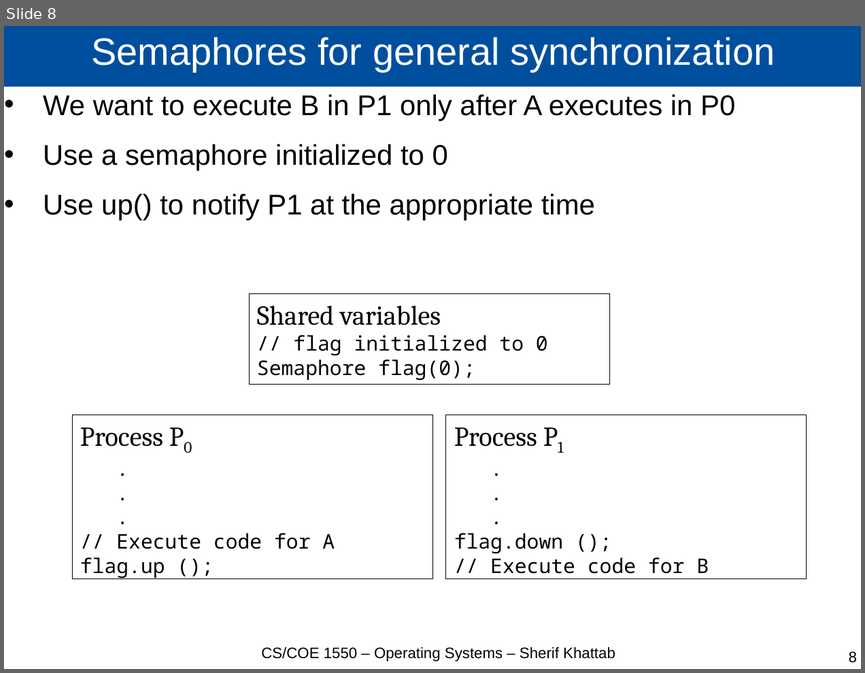
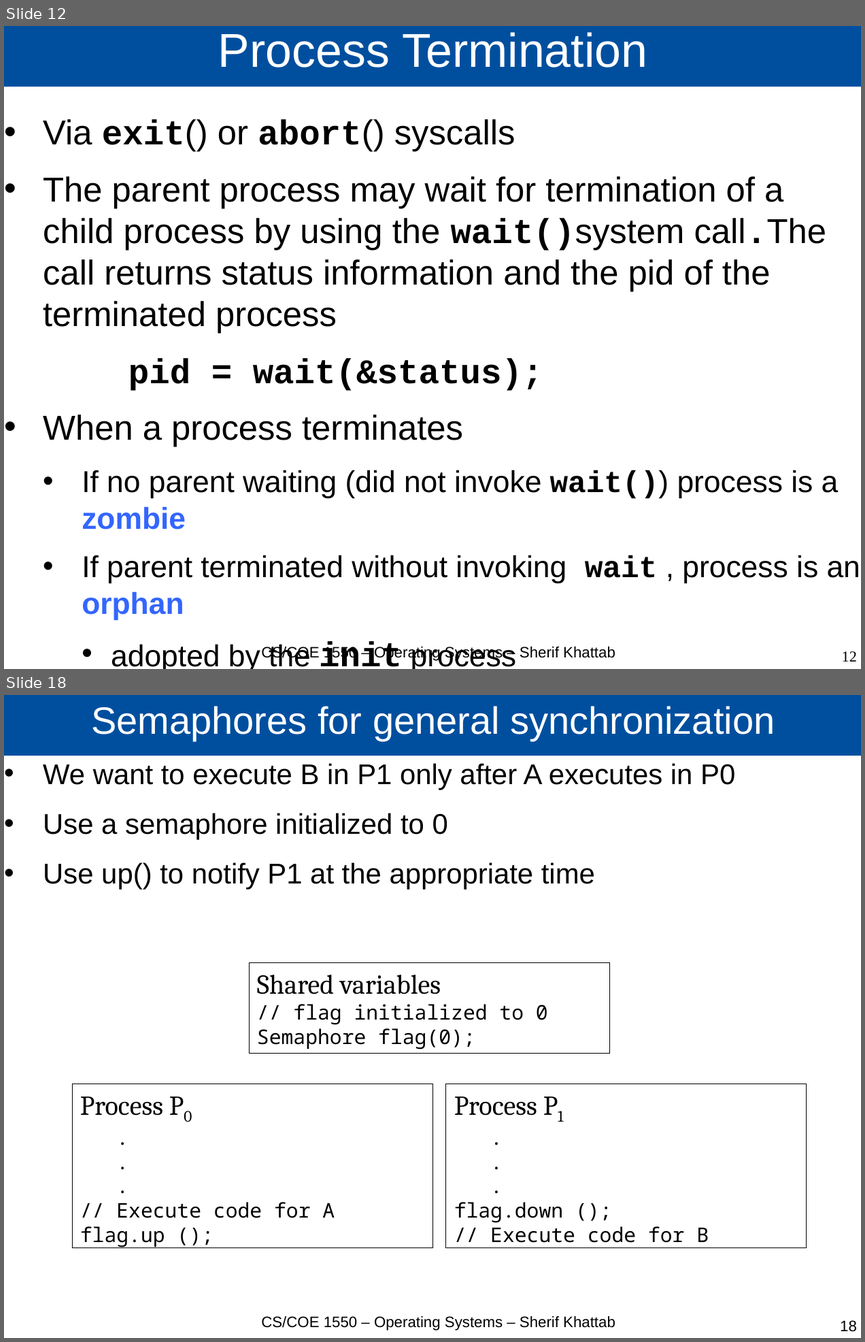
Before and after one commit to cs1550-2224/cs1550-code-handouts, a slide deck: DraftSlides/Lecture4.pptx. Shown one above the other, each under a label of ours: slide 8 before the commit, slides 12 and 18 after it; the slides between them are not shown. The pictures are 865x673 and 865x1342 pixels, drawn with LibreOffice and Linux fonts; fonts in the diff are those of the drawing. Boxes give left, top, right and bottom in pixels: in the first picture for what was removed or moved away, otherwise in the second. Text is boxed around its words. In the diff, an @@ line names an element or a change of style, - is before the commit and + after.

```diff
--- a/DraftSlides/Lecture4.pptx
+++ b/DraftSlides/Lecture4.pptx
@@ slide 12 added at [4, 26, 861, 669], background #FFFFFF @@
@@ title added at [4, 26, 861, 87], fill #004F9E, 44 pt, text #FFFFFF @@
+Process Termination
@@ text added at [43, 119, 860, 620], 32 pt, text #000000 @@
+• Via exit() or abort() syscalls
+• The parent process may wait for termination of a child process by using the wait()system call.The call returns status information and the pid of the terminated process
+pid = wait(&status);
+• When a process terminates
+  • If no parent waiting (did not invoke wait()) process is a zombie
+  • If parent terminated without invoking wait , process is an orphan
+    • adopted by the init process
@@ text added at [324, 645, 615, 660], 14 pt, text #000000 @@
+CS/COE 1550 – Operating Systems – Sherif Khattab
@@ page number added at [842, 651, 857, 661], 14 pt, text #000000 @@
+12
@@ what was slide 8 is now slide 18 @@
@@ page number at [840, 1320, 857, 1331]: text changed @@
-8
+18
```
Also in this commit, not shown: 1 slide changed, 9 other slides added, 1 other file.
